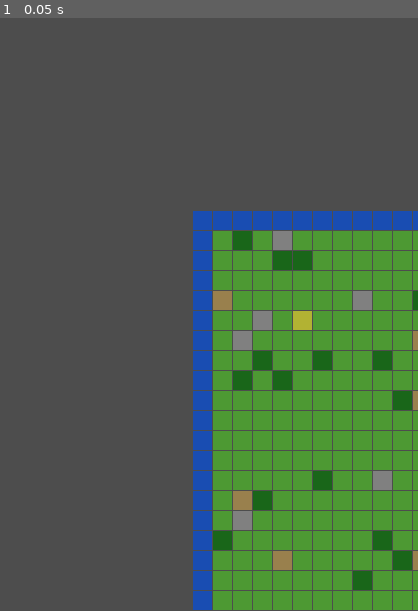
Above: before the commit, frame 1.
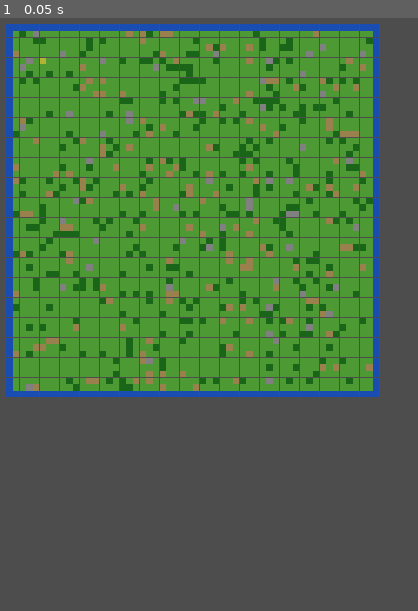
Above: after the commit, the same moment.

Repository: YigitcanOzay/robotic-planet-remaster
Game: Godot game, scene res://scenes/game/main_game.tscn
The game is run twice, just before and just after one commit, with the same random seed, the same clock (stepped at 60 frames per second) and the same inputs.
Inputs:
- Up to frame 1 (0.05 s): no input

The runs differ from the first frame. In frame 1, 66% of the frame differs, in the area x 1-100%, y 1-100%.

Commit message:
fix: center camera on map

Diff:
--- a/scenes/game/main_game.tscn
+++ b/scenes/game/main_game.tscn
@@ -21,6 +21,5 @@
 script = ExtResource("4")
 
 [node name="Camera2D" type="Camera2D" parent="."]
-zoom = Vector2(1.5, 1.5)
-position_smoothing_enabled = true
-position_smoothing_speed = 5.0
+position = Vector2(896, 896)
+zoom = Vector2(0.5, 0.5)
